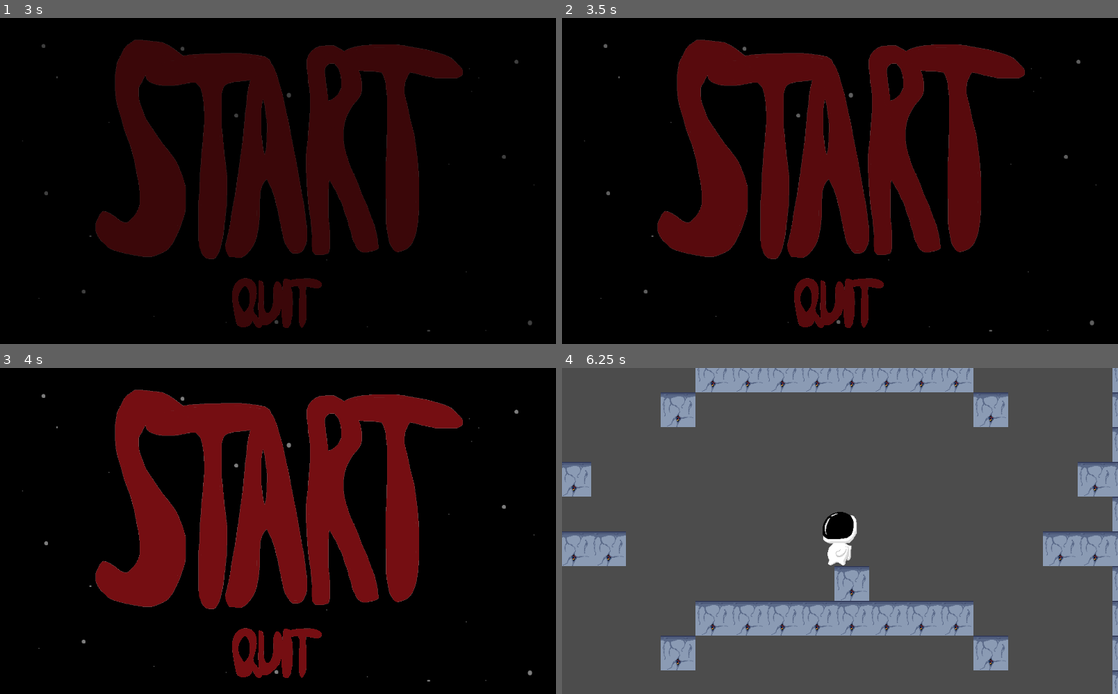
Above: before the commit, frames 1-4 (two rows, left to right).
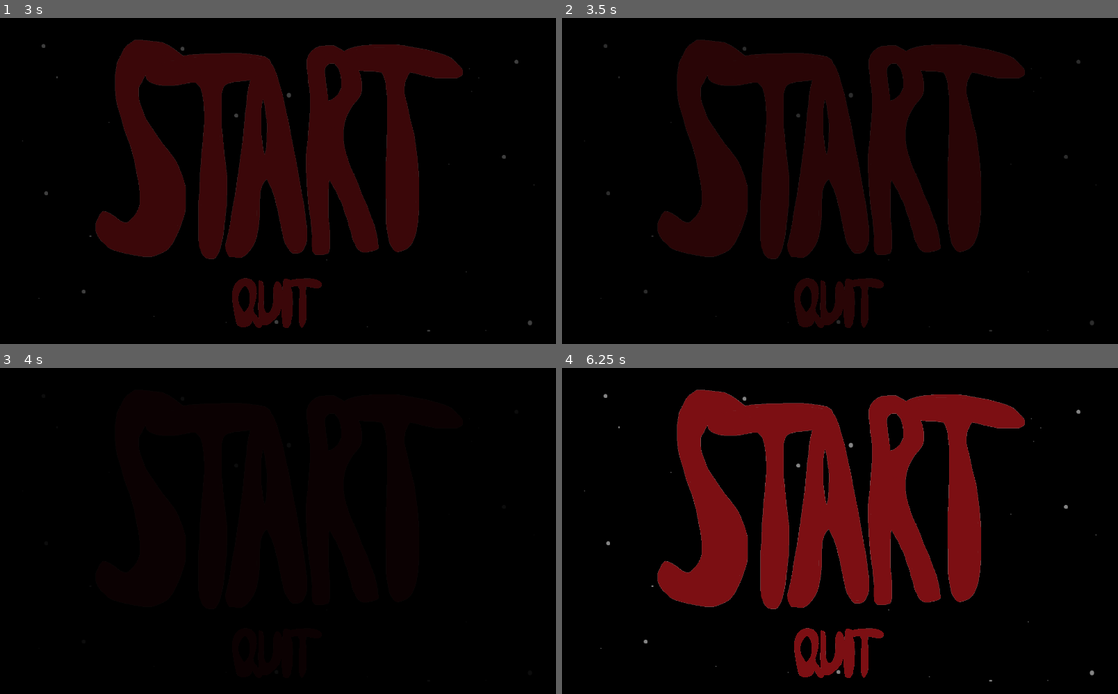
Above: after the commit, the same moments.

Repository: CM-beynon/ItCameFromSaturn
Game: Godot game, scene res://Scenes/StartMenu.tscn
Same seed, same stepped clock (60 frames per second), same inputs: the game is played once before the commit and once after it.
Inputs (mouse positions are in pixels of both pictures, inside the frame that each line leads up to):
- Up to frame 1 (3 s): click (278, 141) at 0.5 s; click (278, 141) at 1.25 s; tap Enter (ui_accept) at 2, 2.27, 2.75 s; hold Right (ui_right) from 2.03 s (still down)
- Up to frame 2 (3.5 s): keep holding Right (ui_right); tap Enter (ui_accept) at 3.02 s
- Up to frame 3 (4 s): tap Enter (ui_accept) at 3.5 s; release Right (ui_right) at 3.53 s; hold Left (ui_left) from 3.53 s (still down)
- Up to frame 4 (6.25 s): tap Enter (ui_accept) at 4.25, 4.52, 5, 5.27, 5.75, 6.02 s; release Left (ui_left) at 4.28 s; hold Right (ui_right) 4.28-5.78 s; hold Left (ui_left) from 5.78 s (still down)

Frame 1 is identical in both runs. In frame 2, 24% of the frame differs, in the area x 4-97%, y 6-97%; in frame 3, 25%; in frame 4, 100%, in the area x 0-100%, y 0-100%.

Commit message:
Added Music To Start Menu

Diff:
--- a/Scenes/StartMenu.gd
+++ b/Scenes/StartMenu.gd
@@ -9,8 +9,8 @@
 # Called when the node enters the scene tree for the first time.
 func _ready():
 	yield(get_tree().create_timer(2), "timeout")
-	$AnimationPlayer.play("Fade")
-	yield(get_tree().create_timer(4), "timeout")
+	$TitleAnimation.play("Fade")
+	yield(get_tree().create_timer(1), "timeout")
 	buttonEnable = true
 	pass # Replace with function body.
 
@@ -22,6 +22,9 @@
 
 func _on_StartButton_pressed():
 	if buttonEnable:
+		$TitleAnimation.play_backwards("Fade")
+		$MusicAnimation.play("MusicFade")
+		yield(get_tree().create_timer(4), "timeout")
 		get_tree().change_scene("res://Scenes/NewTestLevel.tscn")
 
 
--- a/Scenes/StartMenu.tscn
+++ b/Scenes/StartMenu.tscn
@@ -1,9 +1,10 @@
-[gd_scene load_steps=7 format=2]
+[gd_scene load_steps=10 format=2]
 
 [ext_resource path="res://Scenes/StartMenu.gd" type="Script" id=1]
 [ext_resource path="res://ASSETS/Sprites/startConcept.png" type="Texture" id=2]
 [ext_resource path="res://ASSETS/Sprites/quitConcept.png" type="Texture" id=3]
 [ext_resource path="res://ASSETS/Sprites/BackgroundConcept.png" type="Texture" id=4]
+[ext_resource path="res://ASSETS/Audio/ambience.mp3" type="AudioStream" id=5]
 
 [sub_resource type="Animation" id=1]
 resource_name = "Fade"
@@ -46,6 +47,49 @@
 "transitions": PoolRealArray( 1 ),
 "update": 0,
 "values": [ ExtResource( 2 ) ]
+}
+tracks/2/type = "value"
+tracks/2/path = NodePath("AudioStreamPlayer:volume_db")
+tracks/2/interp = 1
+tracks/2/loop_wrap = true
+tracks/2/imported = false
+tracks/2/enabled = true
+tracks/2/keys = {
+"times": PoolRealArray( 0 ),
+"transitions": PoolRealArray( 1 ),
+"update": 0,
+"values": [ 0.0 ]
+}
+
+[sub_resource type="Animation" id=3]
+resource_name = "MusicFade"
+length = 4.0
+tracks/0/type = "value"
+tracks/0/path = NodePath("AudioStreamPlayer:volume_db")
+tracks/0/interp = 1
+tracks/0/loop_wrap = true
+tracks/0/imported = false
+tracks/0/enabled = true
+tracks/0/keys = {
+"times": PoolRealArray( 0, 2, 3, 4 ),
+"transitions": PoolRealArray( 1, 1, 1, 1 ),
+"update": 0,
+"values": [ 0.0, 0.0, -20.0, -50.0 ]
+}
+
+[sub_resource type="Animation" id=4]
+length = 0.001
+tracks/0/type = "value"
+tracks/0/path = NodePath("AudioStreamPlayer:volume_db")
+tracks/0/interp = 1
+tracks/0/loop_wrap = true
+tracks/0/imported = false
+tracks/0/enabled = true
+tracks/0/keys = {
+"times": PoolRealArray( 0 ),
+"transitions": PoolRealArray( 1 ),
+"update": 0,
+"values": [ 0.0 ]
 }
 
 [node name="StartMenu" type="Control"]
@@ -101,9 +145,17 @@
 "_edit_use_anchors_": false
 }
 
-[node name="AnimationPlayer" type="AnimationPlayer" parent="."]
+[node name="TitleAnimation" type="AnimationPlayer" parent="."]
 anims/Fade = SubResource( 1 )
 anims/RESET = SubResource( 2 )
 
+[node name="AudioStreamPlayer" type="AudioStreamPlayer" parent="."]
+stream = ExtResource( 5 )
+autoplay = true
+
+[node name="MusicAnimation" type="AnimationPlayer" parent="."]
+anims/MusicFade = SubResource( 3 )
+anims/RESET = SubResource( 4 )
+
 [connection signal="pressed" from="StartButton" to="." method="_on_StartButton_pressed"]
 [connection signal="pressed" from="QuitButton" to="." method="_on_QuitButton_pressed"]
Not shown, added: ASSETS/Audio/ambience.mp3
